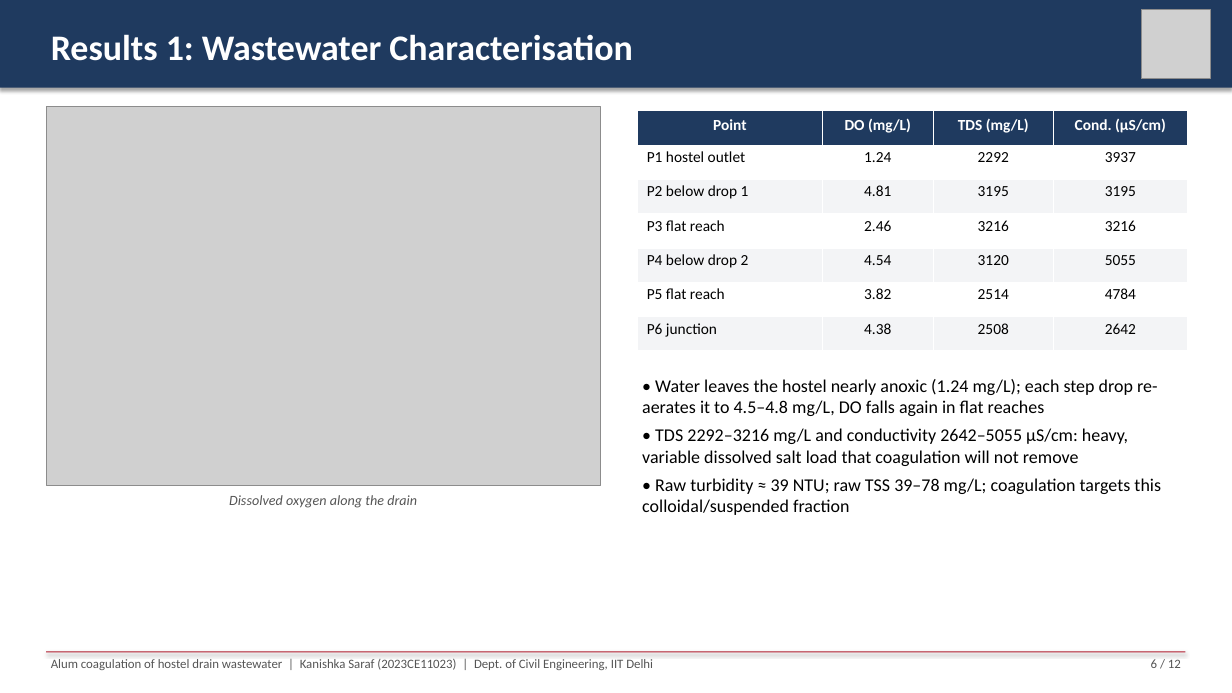
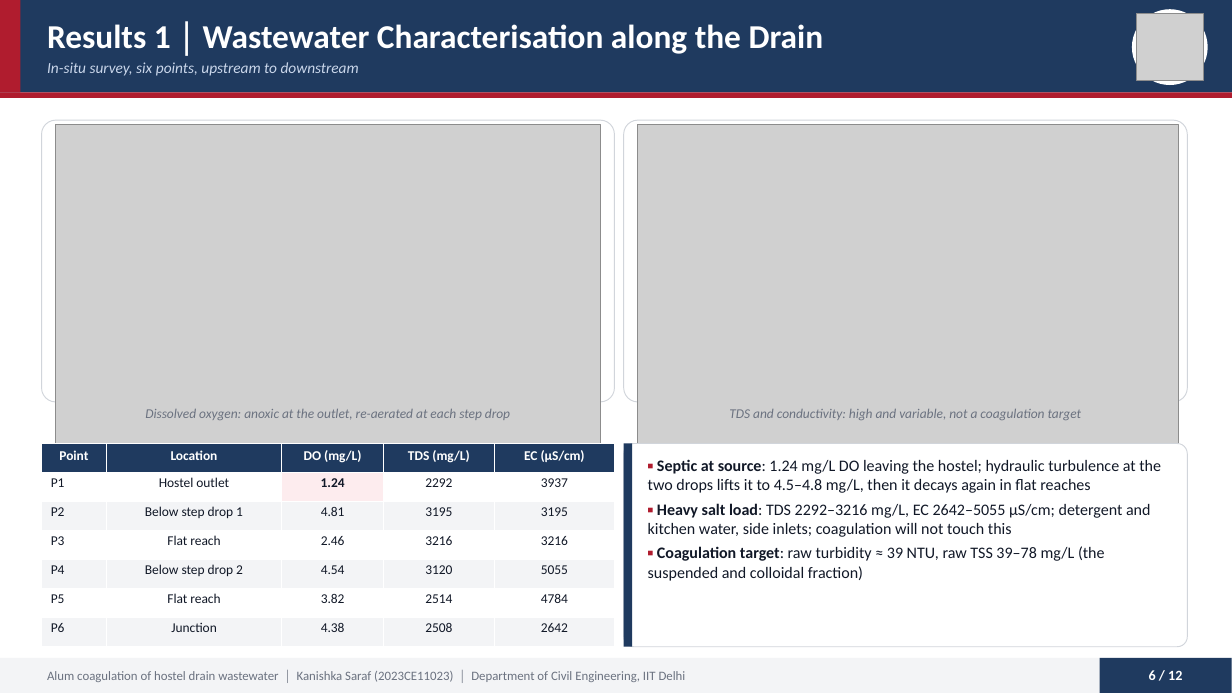
Before and after one commit to vinilverma27-hub/Clinch.ai, a slide deck: slide 6 of docs/btp-report/BTP_Final_Presentation_Kanishka_Saraf_2023CE11023.pptx. Drawn at 1232x693 pixels with LibreOffice and Linux fonts; fonts in the diff are those of the drawing; grey boxes stand for pictures. Boxes give left, top, right and bottom in pixels: in the first picture for what was removed or moved away, otherwise in the second. Text is boxed around its words. In the diff, an @@ line names an element or a change of style, - is before the commit and + after.

```diff
--- a/docs/btp-report/BTP_Final_Presentation_Kanishka_Saraf_2023CE11023.pptx
+++ b/docs/btp-report/BTP_Final_Presentation_Kanishka_Saraf_2023CE11023.pptx
@@ rectangle: place and size @@
-rectangle at [0, 0, 1232, 88]
+rectangle at [0, 0, 1232, 92]
@@ rectangle at [0, 0, 1232, 92]: shadow off @@
@@ rectangle added at [0, 0, 20, 92], fill #B01C2E @@
@@ text at [47, 24, 824, 54]: text changed; size 28 to 26 pt @@
-Results 1: Wastewater Characterisation
+Results 1 │ Wastewater Characterisation along the Drain
@@ ellipse added at [1132, 9, 1208, 85], fill #FFFFFF @@
@@ picture: place and size @@
-picture at [1141, 9, 1211, 79]
+picture at [1137, 14, 1203, 80]
@@ text added at [47, 62, 359, 76], 12 pt, text #C9D6EA, italic @@
+In-situ survey, six points, upstream to downstream
@@ rectangle added at [0, 92, 1232, 98], fill #B01C2E @@
@@ rounded rectangle added at [42, 120, 615, 402], fill #FFFFFF, outline #D1D5DB 0.75 pt @@
@@ picture: place and size @@
-picture at [46, 106, 601, 486]
+picture at [55, 125, 601, 449]
@@ rounded rectangle added at [624, 120, 1188, 402], fill #FFFFFF, outline #D1D5DB 0.75 pt @@
@@ picture added at [638, 125, 1178, 446] @@
@@ text added at [145, 409, 510, 420], 10.5 pt, text #6B7280, italic @@
+Dissolved oxygen: anoxic at the outlet, re-aerated at each step drop
@@ text added at [729, 409, 1081, 420], 10.5 pt, text #6B7280, italic @@
+TDS and conductivity: high and variable, not a coagulation target
@@ table at [42, 444, 615, 647] @@
-column 1: Point | P1 hostel outlet | P2 below drop 1 | P3 flat reach | P4 below drop 2 | P5 flat reach | P6 junction
+column 1: Point | P1 | P2 | P3 | P4 | P5 | P6
+column 2: Location | Hostel outlet | Below step drop 1 | Flat reach | Below step drop 2 | Flat reach | Junction
-column 5, row 1: Cond. (µS/cm)
+column 5, row 1: EC (µS/cm)
@@ table: place and size @@
-table at [638, 111, 1188, 351]
+table at [42, 444, 615, 647]
@@ rounded rectangle added at [624, 444, 1188, 647], fill #FFFFFF, outline #D1D5DB 0.75 pt @@
@@ rectangle added at [624, 444, 632, 647], fill #1F3A5F @@
@@ text at [648, 459, 1161, 581]: text changed; size 14 to 12.5 pt; text colour #000000 to #111827 @@
-• Water leaves the hostel nearly anoxic (1.24 mg/L); each step drop re-aerates it to 4.5–4.8 mg/L, DO falls again in flat reaches
-• TDS 2292–3216 mg/L and conductivity 2642–5055 µS/cm: heavy, variable dissolved salt load that coagulation will not remove
-• Raw turbidity ≈ 39 NTU; raw TSS 39–78 mg/L; coagulation targets this colloidal/suspended fraction
+▪ Septic at source: 1.24 mg/L DO leaving the hostel; hydraulic turbulence at the two drops lifts it to 4.5–4.8 mg/L, then it decays again in flat reaches
+▪ Heavy salt load: TDS 2292–3216 mg/L, EC 2642–5055 µS/cm; detergent and kitchen water, side inlets; coagulation will not touch this
+▪ Coagulation target: raw turbidity ≈ 39 NTU, raw TSS 39–78 mg/L (the suspended and colloidal fraction)
@@ text removed at [229, 495, 417, 508] @@
-Dissolved oxygen along the drain
@@ rectangle: place and size @@
-rectangle at [46, 652, 1186, 653]
+rectangle at [0, 658, 1232, 693]
@@ rectangle at [0, 658, 1232, 693]: fill #B01C2E to #F3F4F6; shadow off @@
@@ text "Alum coagulation of hostel drain ..." at [47, 671, 686, 682]: vertical alignment top to middle @@
@@ text "6 / 12": place and size @@
-text "6 / 12" at [1151, 659, 1181, 668]
+text "6 / 12" at [1149, 670, 1182, 680]
@@ text "6 / 12" at [1149, 670, 1182, 680]: size 10 to 11 pt, text colour #555555 to #FFFFFF, bold on; alignment right to centre; vertical alignment top to middle @@
@@ rectangle added at [1100, 658, 1232, 693], fill #1F3A5F @@
@@ text at [47, 671, 686, 682]: text changed; text colour #555555 to #6B7280 @@
-Alum coagulation of hostel drain wastewater | Kanishka Saraf (2023CE11023) | Dept. of Civil Engineering, IIT Delhi
+Alum coagulation of hostel drain wastewater │ Kanishka Saraf (2023CE11023) │ Department of Civil Engineering, IIT Delhi
```
Also in this commit, not shown: 11 other slides changed, 1 other file.
